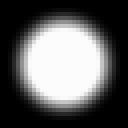
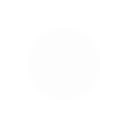
Revision of a layered 128×128 image; what changed, layer by layer:
painted on "Color Fill 1" over [28, 28, 100, 100]
removed layer "Layer 0" over [0, 0, 128, 128]
